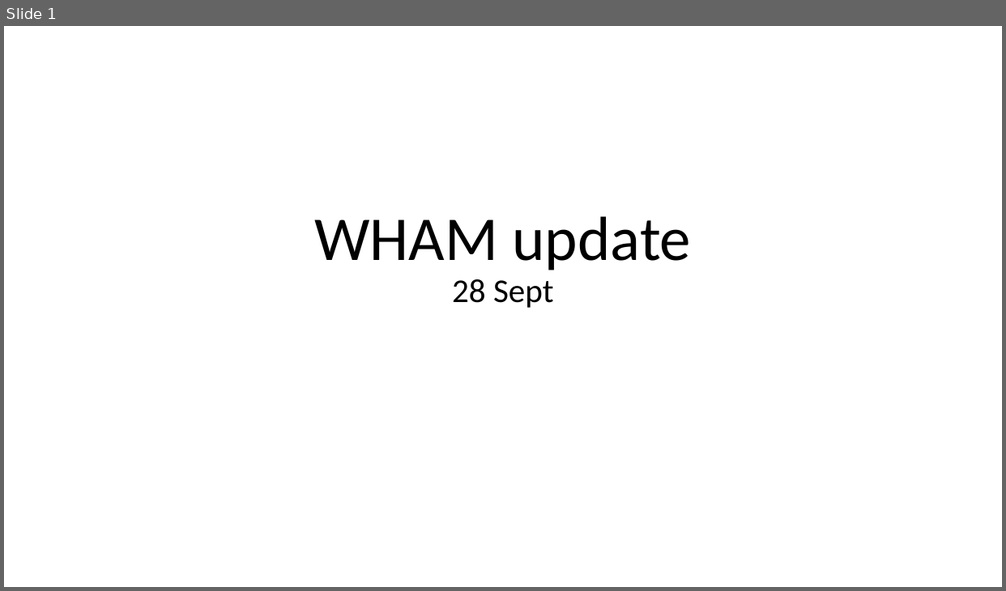
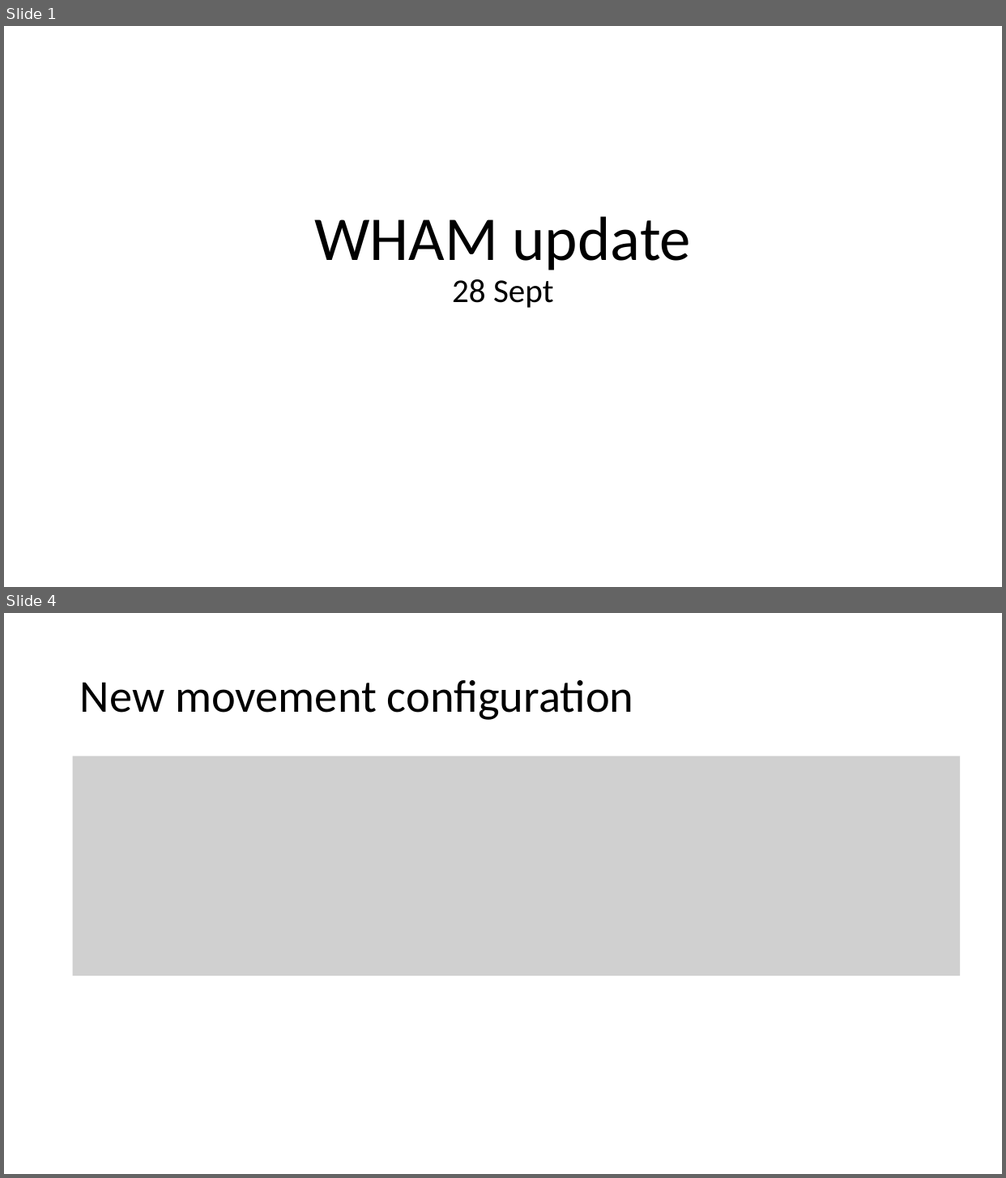
Before and after one commit to kcurti/BSB.2023.RT.Modeling, a slide deck: Presentations/WHAM_28Sept2023.pptx. Shown one above the other, each under a label of ours: slide 1 before the commit, slides 1 and 4 after it; the slides between them are not shown. The pictures are 1006x591 and 1006x1178 pixels, drawn with LibreOffice and Linux fonts; fonts in the diff are those of the drawing; grey boxes stand for pictures. Boxes give left, top, right and bottom in pixels: in the first picture for what was removed or moved away, otherwise in the second. Text is boxed around its words. In the diff, an @@ line names an element or a change of style, - is before the commit and + after.

```diff
--- a/Presentations/WHAM_28Sept2023.pptx
+++ b/Presentations/WHAM_28Sept2023.pptx
@@ slide 4 added at (4,613,1002,1174), background #FFFFFF @@
@@ title added at (80,680,634,720), 44 pt, text #000000 @@
+New movement configuration
@@ picture added at (73,756,961,976) @@
```
Also in this commit, not shown: 4 slides changed, 1 other slide added.
